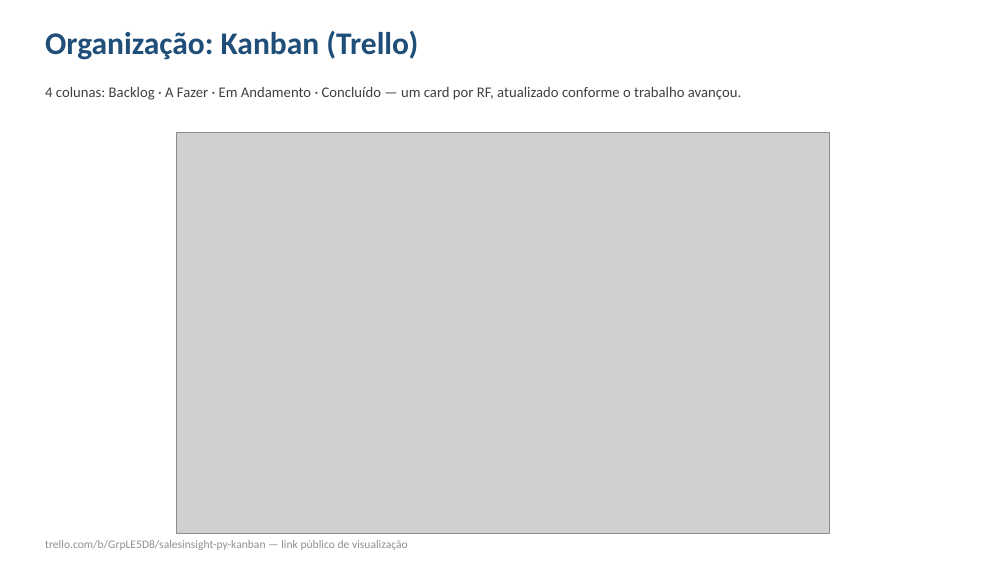
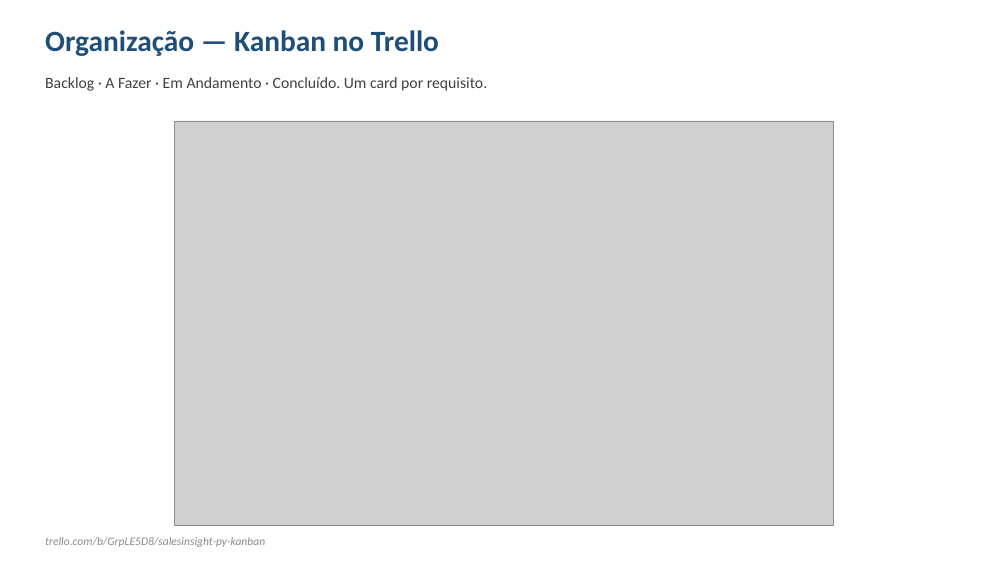
Before and after one commit to petersongardin/SalesInsight-PY, a slide deck: slide 35 of SalesInsight_PY.pptx (slide 18 before the commit). Drawn at 1008x567 pixels with LibreOffice and Linux fonts; fonts in the diff are those of the drawing; grey boxes stand for pictures. Boxes give left, top, right and bottom in pixels: in the first picture for what was removed or moved away, otherwise in the second. Text is boxed around its words. In the diff, an @@ line names an element or a change of style, - is before the commit and + after.

```diff
--- a/SalesInsight_PY.pptx
+++ b/SalesInsight_PY.pptx
@@ text at <box>45,30,439,56</box>: text changed; size 30 to 28 pt @@
-Organização: Kanban (Trello)
+Organização — Kanban no Trello
@@ text at <box>45,77,487,91</box>: text changed; size 14 to 15 pt @@
-4 colunas: Backlog · A Fazer · Em Andamento · Concluído — um card por RF, atualizado conforme o trabalho avançou.
+Backlog · A Fazer · Em Andamento · Concluído. Um card por requisito.
@@ picture: place and size @@
-picture at <box>176,132,830,533</box>
+picture at <box>175,121,834,526</box>
@@ text at <box>45,537,265,547</box>: text changed; text colour #909090 to #8A8A8A; italic on @@
-trello.com/b/GrpLE5D8/salesinsight-py-kanban — link público de visualização
+trello.com/b/GrpLE5D8/salesinsight-py-kanban
```
Also in this commit, not shown: 18 other slides changed, 19 slides added, 2 slides removed, 15 other files.
